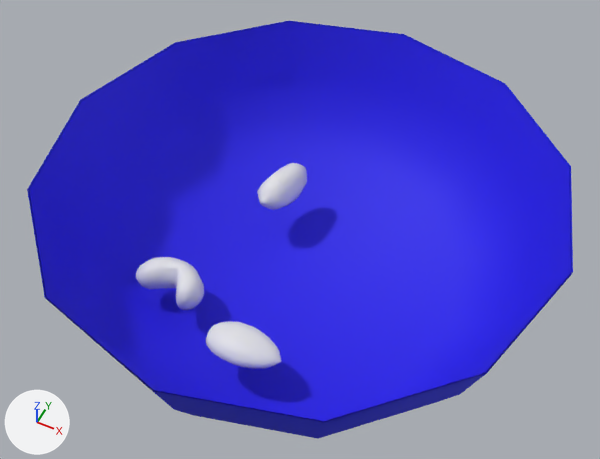
A saved change to the FBX model working/subahu/nut_food/nut_food.fbx.
Before and after are seen from a 50 mm lens placed at (0.299, -0.604, 0.863), pointed at (-0.005, 0.003, 0.103). Lighting does not change. The marker at lower left points along +X, +Y and +Z. Where no turn or scale is listed for an object, it has been applied to the vertices.

Objects in the first picture: 'almond', 'bowl', 'bowl_Interior', 'cashewNut', 'peanut'.
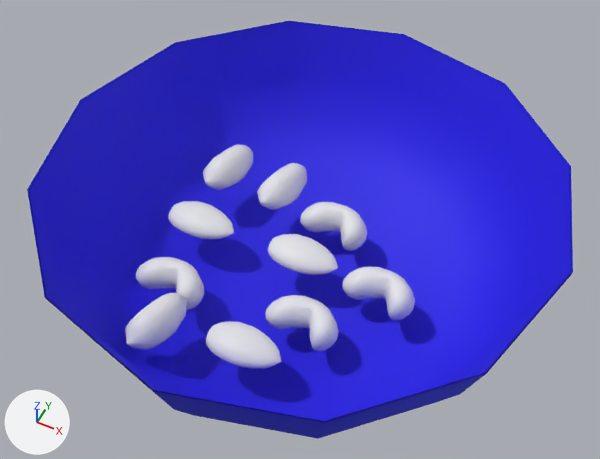
Commit message: nut food ready for review

Where the newer file only moved an object's origin or applied its transform, the numbers keep the older frame.

Where the change shows, as pixel boxes (x1, y1, x2, y2) in the pictures (600 x 459 px):
'cashewNut.001', added: after (265, 295, 339, 352)
'cashewNut.003', added: after (342, 267, 415, 321)
'peanut.001', added: after (125, 293, 187, 350)
'almond.001', added: after (268, 234, 338, 275)
'cashewNut.002', added: after (300, 202, 367, 251)
'almond.002', added: after (168, 201, 234, 239)
'peanut.002', added: after (203, 144, 253, 190)

The change, as a diff of the scene's bpy script:
```diff
--- a/working/subahu/nut_food/nut_food.fbx.py
+++ b/working/subahu/nut_food/nut_food.fbx.py
@@ me_circle_000 @@
+me_circle_000.from_pydata(...)  # 252 vertices, 242 faces; spans x -0.0542..0.0357, y -0.0286..0.0287, z -0.0215..0.0215
@@ me_circle_006 @@
+me_circle_006.from_pydata(...)  # 180 vertices, 170 faces; spans x -0.0248..0.0225, y -0.0467..0.0411, z -0.0227..0.0258
@@ me_circle_009 @@
+me_circle_009.from_pydata(...)  # 192 vertices, 182 faces; spans x -0.0436..0.0479, y -0.0267..0.0268, z -0.0147..0.0147
@@ ob_cashewnut_001 @@
+ob_cashewnut_001 = bpy.data.objects.new('cashewNut.001', me_circle_000)
+ob_cashewnut_001.location = (0.057, -0.093, 0.066)
@@ ob_peanut_001 @@
+ob_peanut_001 = bpy.data.objects.new('peanut.001', me_circle_006)
+ob_peanut_001.location = (-0.093, -0.18, 0.089)
@@ ob_almond_002 @@
+ob_almond_002 = bpy.data.objects.new('almond.002', me_circle_009)
+ob_almond_002.location = (-0.135, -0.02, 0.079)
@@ ob_cashewnut_003 @@
+ob_cashewnut_003 = bpy.data.objects.new('cashewNut.003', me_circle_000.copy())
+ob_cashewnut_003.location = (0.12, -0.013, 0.066)
@@ ob_peanut_002 @@
+ob_peanut_002 = bpy.data.objects.new('peanut.002', me_circle_006.copy())
+ob_peanut_002.location = (-0.145, 0.074, 0.089)
@@ ob_almond_001 @@
+ob_almond_001 = bpy.data.objects.new('almond.001', me_circle_009.copy())
+ob_almond_001.location = (0.006, -0.013, 0.079)
@@ ob_cashewnut_002 @@
+ob_cashewnut_002 = bpy.data.objects.new('cashewNut.002', me_circle_000.copy())
+ob_cashewnut_002.location = (0.026, 0.062, 0.066)
```
